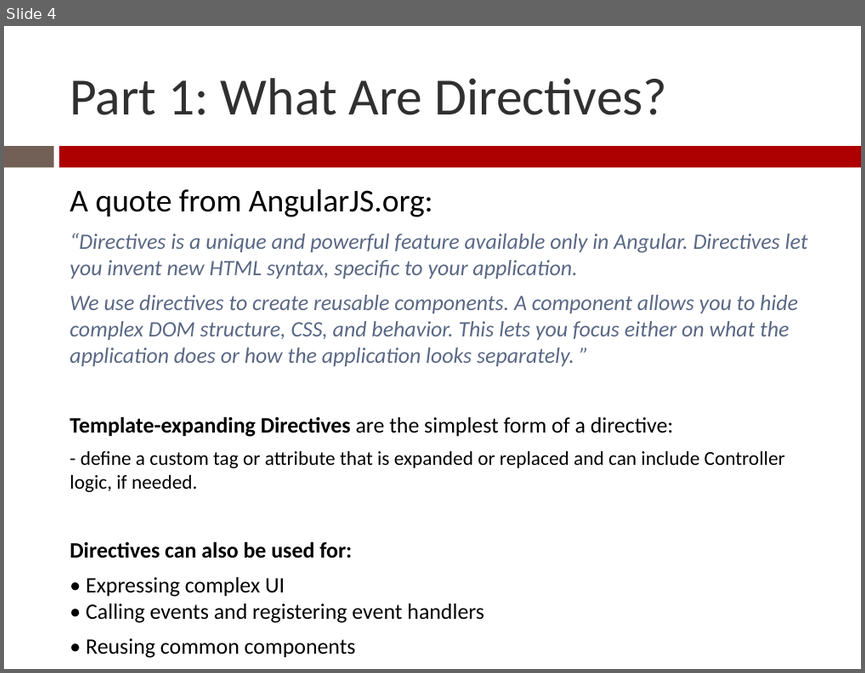
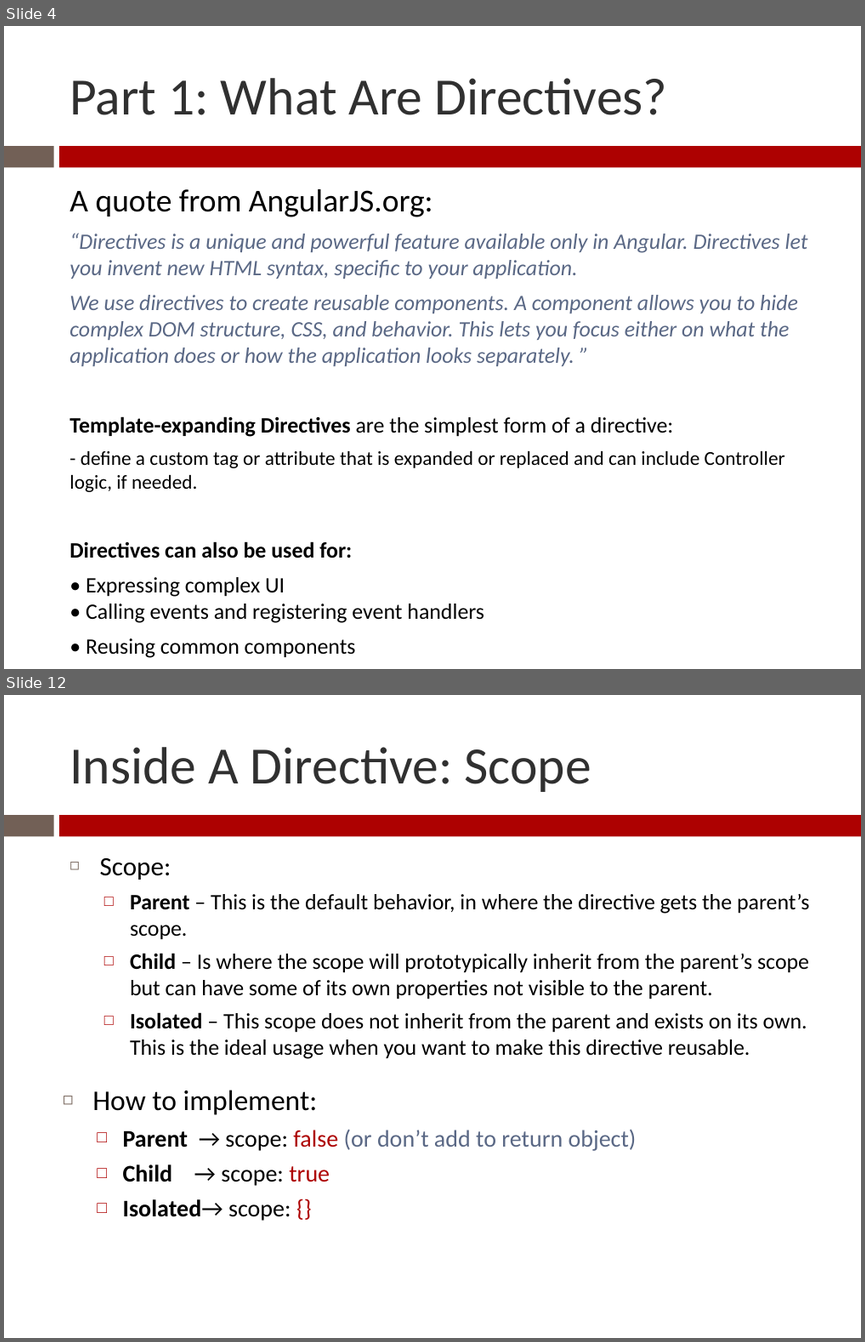
Before and after one commit to Zenitram-Oriaj/AngularJS_Directives, a slide deck: presentation/ajs_dir_presentation.pptx. Shown one above the other, each under a label of ours: slide 4 before the commit, slides 4 and 12 after it; the slides between them are not shown. The pictures are 865x673 and 865x1342 pixels, drawn with LibreOffice and Linux fonts; fonts in the diff are those of the drawing. Boxes give left, top, right and bottom in pixels: in the first picture for what was removed or moved away, otherwise in the second. Text is boxed around its words. In the diff, an @@ line names an element or a change of style, - is before the commit and + after.

```diff
--- a/presentation/ajs_dir_presentation.pptx
+++ b/presentation/ajs_dir_presentation.pptx
@@ slide 12 added at box(4, 695, 861, 1338), background #FFFFFF; not listed: 2 template elements that a slide beside it also shows @@
@@ title added at box(69, 747, 591, 792), 44 pt, text #303030 @@
+Inside A Directive: Scope
@@ text added at box(100, 858, 809, 1059), 18.5 pt, text #000000 @@
+◻ Scope:
+  □ Parent – This is the default behavior, in where the directive gets the parent’s scope.
+  □ Child – Is where the scope will prototypically inherit from the parent’s scope but can have some of its own properties not visible to the parent.
+  □ Isolated – This scope does not inherit from the parent and exists on its own. This is the ideal usage when you want to make this directive reusable.
@@ text added at box(92, 1089, 636, 1220), 20 pt, text #000000 @@
+◻ How to implement:
+  □ Parent → scope: false (or don’t add to return object)
+  □ Child → scope: true
+  □ Isolated→ scope: {}
```
Also in this commit, not shown: 6 slides changed, 5 other slides added, 1 slide removed, 1 other file.
